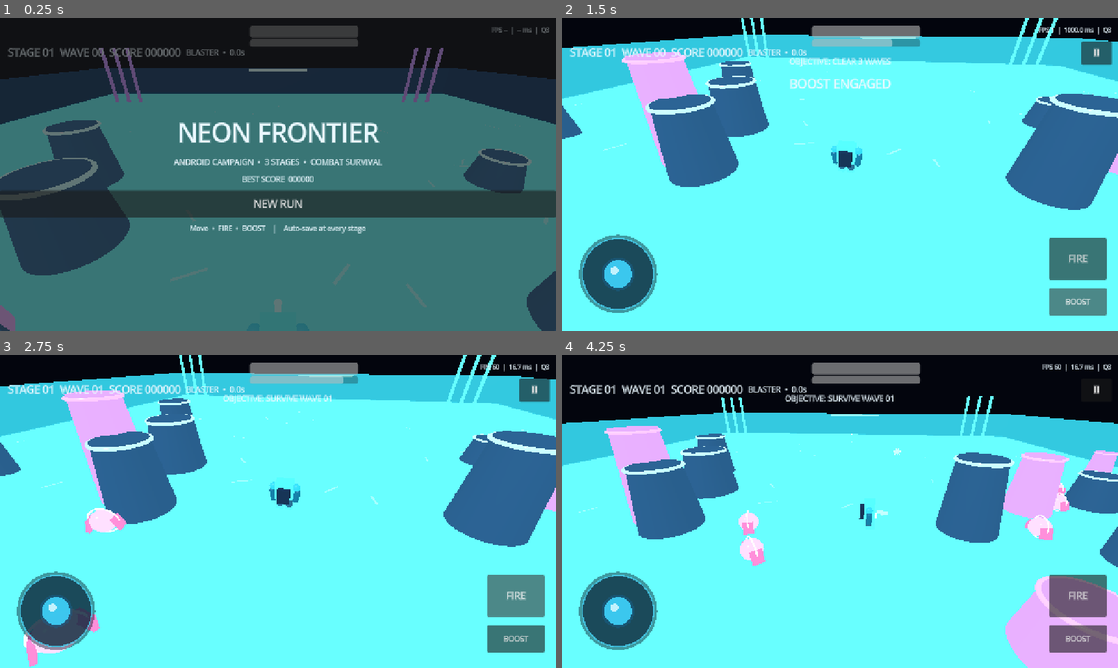
Above: before the commit, frames 1-4 (two rows, left to right).
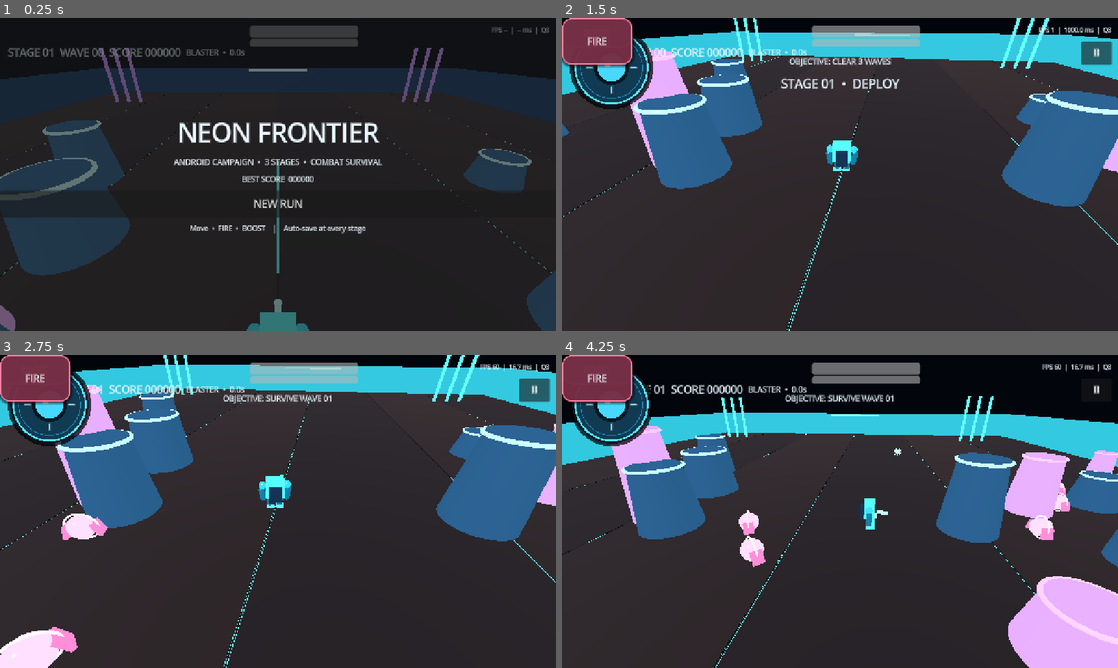
Above: after the commit, the same moments.

Repository: TomasThrawat/Hyouka-AAA-Style-3D-Godot-Android
Game: Godot game, scene res://Main.tscn
Same seed, same stepped clock (60 frames per second), same inputs: the game is played once before the commit and once after it.
Inputs (mouse positions are in pixels of both pictures, inside the frame that each line leads up to):
- Up to frame 1 (0.25 s): no input
- Up to frame 2 (1.5 s): click "NEW RUN" at 0.5 s; click "BOOST" at 1.25 s
- Up to frame 3 (2.75 s): click "FIRE" at 2 s
- Up to frame 4 (4.25 s): tap Enter (ui_accept) at 2.75, 3.02 s; move the mouse to (962, 495) at 2.77 s; hold Right (ui_right) 2.78-3.5 s; click (962, 495) at 2.92 s; drag from (728, 527) to (812, 574) at 3.52 s

The runs differ from the first frame. In frame 1, 62% of the frame differs, in the area x 0-100%, y 23-100%; in frame 2, 79%; in frame 3, 83%, in the area x 0-100%, y 0-100%; in frame 4, 61%.

Commit message:
fix: make android controls visible and darken arena floor

Diff:
--- a/joystick.gd
+++ b/joystick.gd
@@ -9,12 +9,24 @@
 var active_pointer := -1
 var mouse_active := false
 var stick_value := Vector2.ZERO
+var contrast_applied := false
 
 func _ready() -> void:
-	custom_minimum_size = Vector2(210, 210)
+	custom_minimum_size = Vector2(228, 228)
 	size = custom_minimum_size
+	anchor_left = 0.0
+	anchor_right = 0.0
+	anchor_top = 1.0
+	anchor_bottom = 1.0
+	offset_left = 26.0
+	offset_right = 254.0
+	offset_top = -250.0
+	offset_bottom = -22.0
+	position = Vector2.ZERO
+	z_index = 100
 	mouse_filter = Control.MOUSE_FILTER_STOP
 	queue_redraw()
+	call_deferred("_apply_contrast_and_control_layout")
 
 func _notification(what: int) -> void:
 	if what == NOTIFICATION_RESIZED:
@@ -22,13 +34,129 @@
 
 func _draw() -> void:
 	var center := size * 0.5
-	draw_circle(center, stick_radius + 8.0, Color(0.03, 0.08, 0.14, 0.44))
-	draw_circle(center, stick_radius, Color(0.05, 0.16, 0.24, 0.70))
-	draw_arc(center, stick_radius, 0.0, TAU, 48, Color(0.28, 0.86, 1.0, 0.72), 3.0)
+	# High-contrast virtual stick designed to stay visible over dark gameplay.
+	draw_circle(center, stick_radius + 14.0, Color(0.0, 0.0, 0.0, 0.72))
+	draw_circle(center, stick_radius + 8.0, Color(0.04, 0.10, 0.15, 0.96))
+	draw_circle(center, stick_radius, Color(0.07, 0.25, 0.35, 0.86))
+	draw_arc(center, stick_radius + 1.0, 0.0, TAU, 64, Color(0.35, 0.92, 1.0, 0.99), 4.0)
+	draw_arc(center, stick_radius - 11.0, 0.0, TAU, 64, Color(0.12, 0.57, 0.76, 0.86), 2.0)
+	var tick_color := Color(0.78, 0.97, 1.0, 0.78)
+	draw_line(center + Vector2(0, -58), center + Vector2(0, -44), tick_color, 4.0, true)
+	draw_line(center + Vector2(58, 0), center + Vector2(44, 0), tick_color, 4.0, true)
+	draw_line(center + Vector2(0, 58), center + Vector2(0, 44), tick_color, 4.0, true)
+	draw_line(center + Vector2(-58, 0), center + Vector2(-44, 0), tick_color, 4.0, true)
 	var knob_center := center + stick_value * stick_radius
-	draw_circle(knob_center, knob_radius + 6.0, Color(0.08, 0.42, 0.62, 0.35))
-	draw_circle(knob_center, knob_radius, Color(0.25, 0.84, 1.0, 0.88))
-	draw_circle(knob_center - Vector2(8, 8), knob_radius * 0.28, Color(0.86, 0.98, 1.0, 0.85))
+	draw_circle(knob_center, knob_radius + 8.0, Color(0.0, 0.0, 0.0, 0.60))
+	draw_circle(knob_center, knob_radius, Color(0.28, 0.86, 1.0, 0.99))
+	draw_circle(knob_center - Vector2(9, 9), knob_radius * 0.27, Color(0.94, 1.0, 1.0, 0.94))
+
+func _apply_contrast_and_control_layout() -> void:
+	if contrast_applied:
+		return
+	contrast_applied = true
+	var scene_root := get_tree().current_scene
+	if scene_root:
+		var ground := scene_root.get_node_or_null("World/Ground")
+		if ground:
+			_apply_dark_wood_floor(ground)
+		var fire := _find_button(scene_root, "FIRE")
+		var boost := _find_button(scene_root, "BOOST")
+		if fire:
+			_anchor_touch_button(fire, Vector2(-190, -238), Vector2(-28, -130), Color("#7d3048"), Color("#ff7fa1"))
+		if boost:
+			_anchor_touch_button(boost, Vector2(-190, -120), Vector2(-28, -52), Color("#1d6c8f"), Color("#68eaff"))
+
+func _find_button(node: Node, wanted_text: String) -> Button:
+	if node is Button and (node as Button).text == wanted_text:
+		return node as Button
+	for child in node.get_children():
+		var found := _find_button(child, wanted_text)
+		if found:
+			return found
+	return null
+
+func _anchor_touch_button(button: Button, top_left: Vector2, bottom_right: Vector2, fill_color: Color, border_color: Color) -> void:
+	button.set_anchors_preset(Control.PRESET_BOTTOM_RIGHT)
+	button.offset_left = top_left.x
+	button.offset_right = bottom_right.x
+	button.offset_top = top_left.y
+	button.offset_bottom = bottom_right.y
+	button.position = Vector2.ZERO
+	button.size = Vector2(bottom_right.x - top_left.x, bottom_right.y - top_left.y)
+	button.z_index = 100
+	button.mouse_filter = Control.MOUSE_FILTER_STOP
+	button.focus_mode = Control.FOCUS_NONE
+	for state in ["normal", "hover", "pressed", "disabled", "focus"]:
+		var style := StyleBoxFlat.new()
+		style.bg_color = fill_color if state != "pressed" else fill_color.lightened(0.14)
+		style.bg_color.a = 0.92
+		style.border_color = border_color
+		style.set_border_width_all(3)
+		style.corner_radius_top_left = 22
+		style.corner_radius_top_right = 22
+		style.corner_radius_bottom_left = 22
+		style.corner_radius_bottom_right = 22
+		style.shadow_color = Color(0, 0, 0, 0.64)
+		style.shadow_size = 8
+		style.content_margin_left = 12
+		style.content_margin_right = 12
+		style.content_margin_top = 8
+		style.content_margin_bottom = 8
+		button.add_theme_stylebox_override(state, style)
+	button.add_theme_font_size_override("font_size", 22 if button.text == "FIRE" else 18)
+	button.add_theme_color_override("font_color", Color("#f6fcff"))
+	button.add_theme_color_override("font_hover_color", Color("#ffffff"))
+	button.add_theme_color_override("font_pressed_color", Color("#ffffff"))
+
+func _apply_dark_wood_floor(ground: Node) -> void:
+	var floor := ground.get_node_or_null("Floor")
+	if floor and floor is MeshInstance3D:
+		var floor_mesh := floor as MeshInstance3D
+		if floor_mesh.mesh is BoxMesh:
+			var base := (floor_mesh.mesh as BoxMesh).material
+			if base is StandardMaterial3D:
+				var material := base.duplicate() as StandardMaterial3D
+				material.albedo_color = Color("#1d130e")
+				material.metallic = 0.0
+				material.roughness = 0.94
+				material.emission_enabled = true
+				material.emission = Color("#120905")
+				material.emission_energy_multiplier = 0.08
+				(floor_mesh.mesh as BoxMesh).material = material
+
+	var arena_size := 76.0
+	var board_count := 6
+	var board_width := (arena_size - 2.0) / float(board_count)
+	for i in range(board_count):
+		var board := MeshInstance3D.new()
+		board.name = "WoodBoard_%02d" % i
+		var box := BoxMesh.new()
+		box.size = Vector3(board_width - 0.10, 0.06, arena_size - 2.0)
+		var tone := Color("#2a1910") if i % 2 == 0 else Color("#23150e")
+		box.material = _wood_material(tone)
+		board.mesh = box
+		board.position = Vector3(-arena_size * 0.5 + 1.0 + board_width * (float(i) + 0.5), 0.035, 0.0)
+		ground.add_child(board)
+
+	for i in range(board_count - 1):
+		var seam := MeshInstance3D.new()
+		seam.name = "WoodSeam_%02d" % i
+		var seam_box := BoxMesh.new()
+		seam_box.size = Vector3(0.05, 0.012, arena_size - 2.0)
+		seam_box.material = _wood_material(Color("#090604"))
+		seam.mesh = seam_box
+		seam.position = Vector3(-arena_size * 0.5 + 1.0 + board_width * float(i + 1), 0.069, 0.0)
+		ground.add_child(seam)
+
+func _wood_material(color: Color) -> StandardMaterial3D:
+	var material := StandardMaterial3D.new()
+	material.albedo_color = color
+	material.metallic = 0.0
+	material.roughness = 0.94
+	material.emission_enabled = true
+	material.emission = Color("#100704")
+	material.emission_energy_multiplier = 0.06
+	return material
 
 func _input(event: InputEvent) -> void:
 	if event is InputEventScreenTouch:
